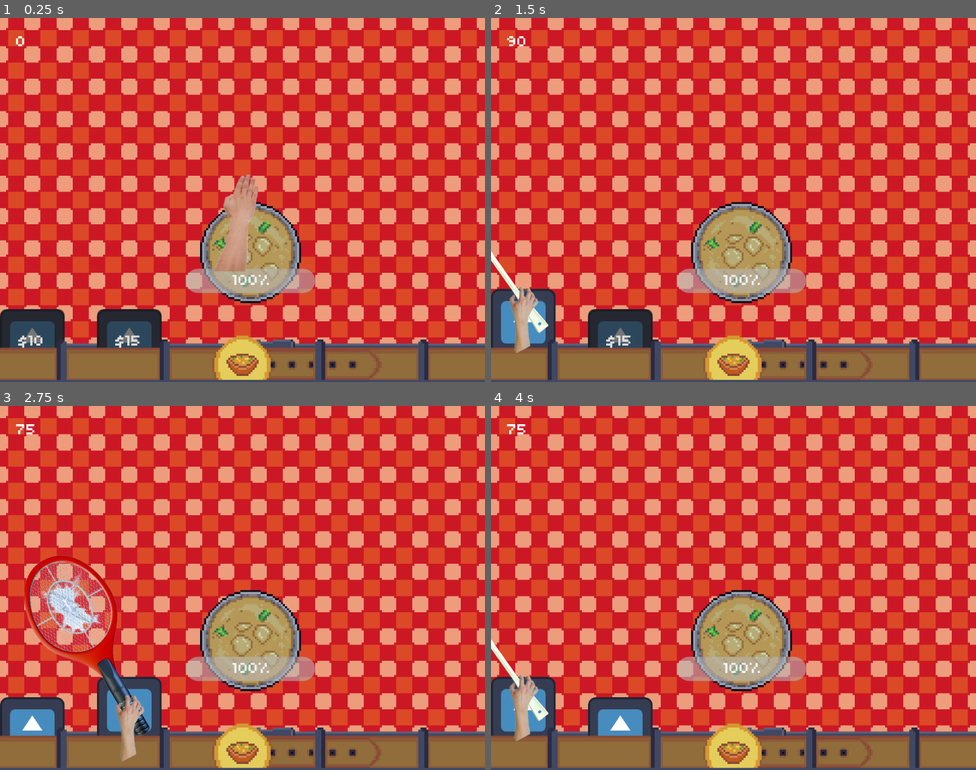
Above: before the commit, frames 1-4 (two rows, left to right).
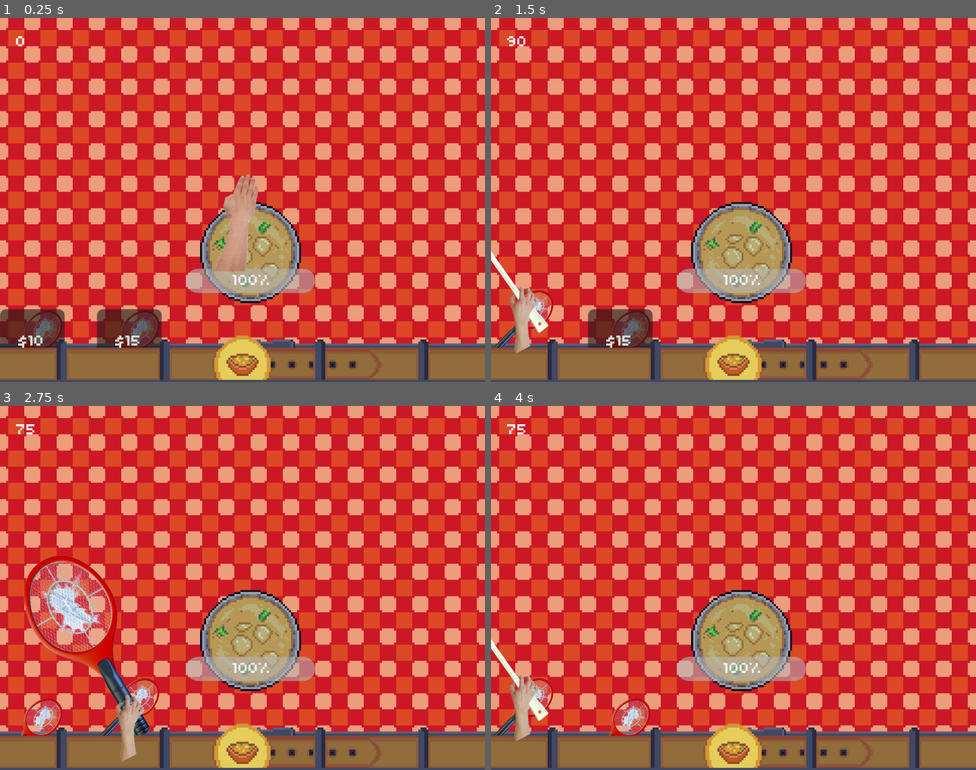
Above: after the commit, the same moments.

Repository: mattismoel/rage-room
Game: Godot game, scene res://scenes/game.tscn
Two runs of this game, one before a commit and one after it. Both use one fixed random seed, a clock stepped at 60 frames per second and the inputs below. The engine's default icon, where the game draws it, is replaced by a stand-in: a white triangle on a blue panel in a dark square.
Inputs (mouse positions are in pixels of both pictures, inside the frame that each line leads up to):
- Up to frame 1 (0.25 s): no input
- Up to frame 2 (1.5 s): click "$10" at 0.5 s; click (524, 323) at 1.25 s
- Up to frame 3 (2.75 s): click "$15" at 2 s
- Up to frame 4 (4 s): click (524, 729) at 2.77 s; click (524, 711) at 3.52 s

The runs differ from the first frame. In frame 1, 2.5% of the frame differs, in the area x 0-34%, y 80-91%; in frame 2, 2.7%; in frame 3, 2.7%; in frame 4, 2.8%, in the area x 0-34%, y 74-91%.

Commit message:
updated layout of inventory slot

Diff:
--- a/scenes/inventory/inventory_slot.tscn
+++ b/scenes/inventory/inventory_slot.tscn
@@ -1,7 +1,7 @@
 [gd_scene load_steps=12 format=3 uid="uid://cya45llykdujp"]
 
 [ext_resource type="Script" uid="uid://bxcl32ibl8vgx" path="res://scenes/inventory/inventory_slot.gd" id="1_5agom"]
-[ext_resource type="Texture2D" uid="uid://dtj8s1car5ria" path="res://icon.svg" id="2_u6pog"]
+[ext_resource type="Texture2D" uid="uid://bx5l7h32g5k41" path="res://assets/equipment/bug_zapper.png" id="2_u6pog"]
 
 [sub_resource type="StyleBoxEmpty" id="StyleBoxEmpty_c00wg"]
 
@@ -105,8 +105,14 @@
 anchors_preset = 15
 anchor_right = 1.0
 anchor_bottom = 1.0
+offset_left = 1.0
+offset_top = -1.69813
+offset_right = 1.0
+offset_bottom = -1.69813
 grow_horizontal = 2
 grow_vertical = 2
+rotation = 0.0776194
+scale = Vector2(1.0364, 1.0364)
 texture = ExtResource("2_u6pog")
 expand_mode = 2
 stretch_mode = 5
